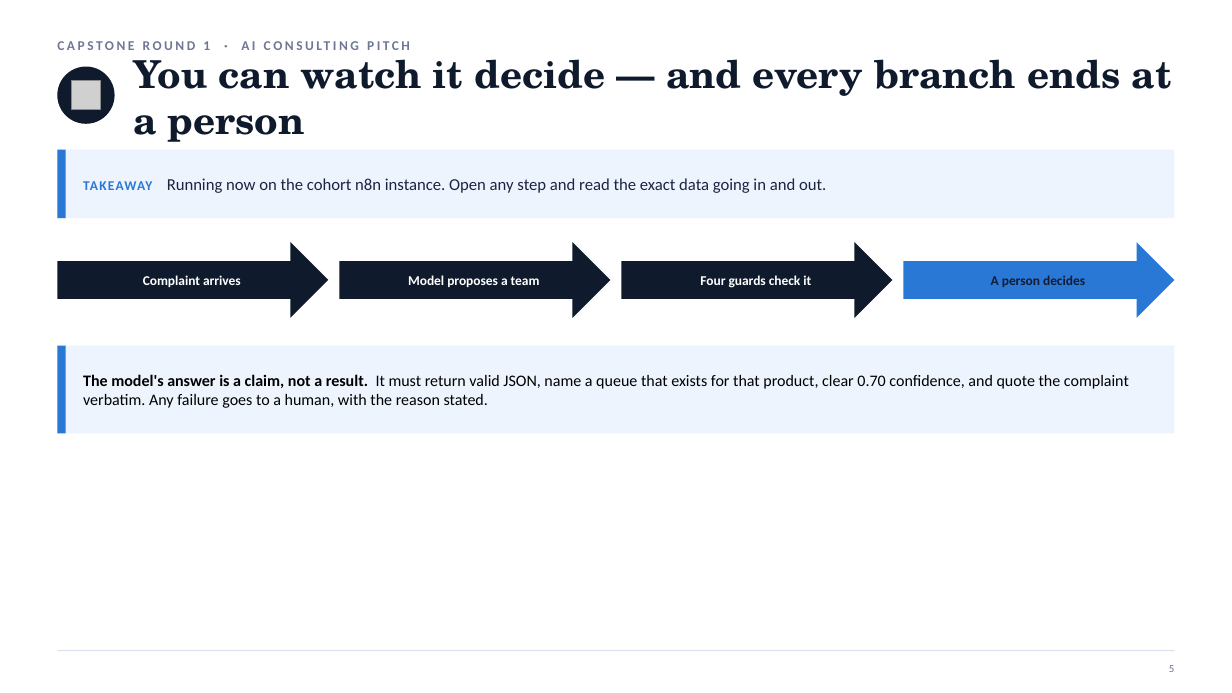
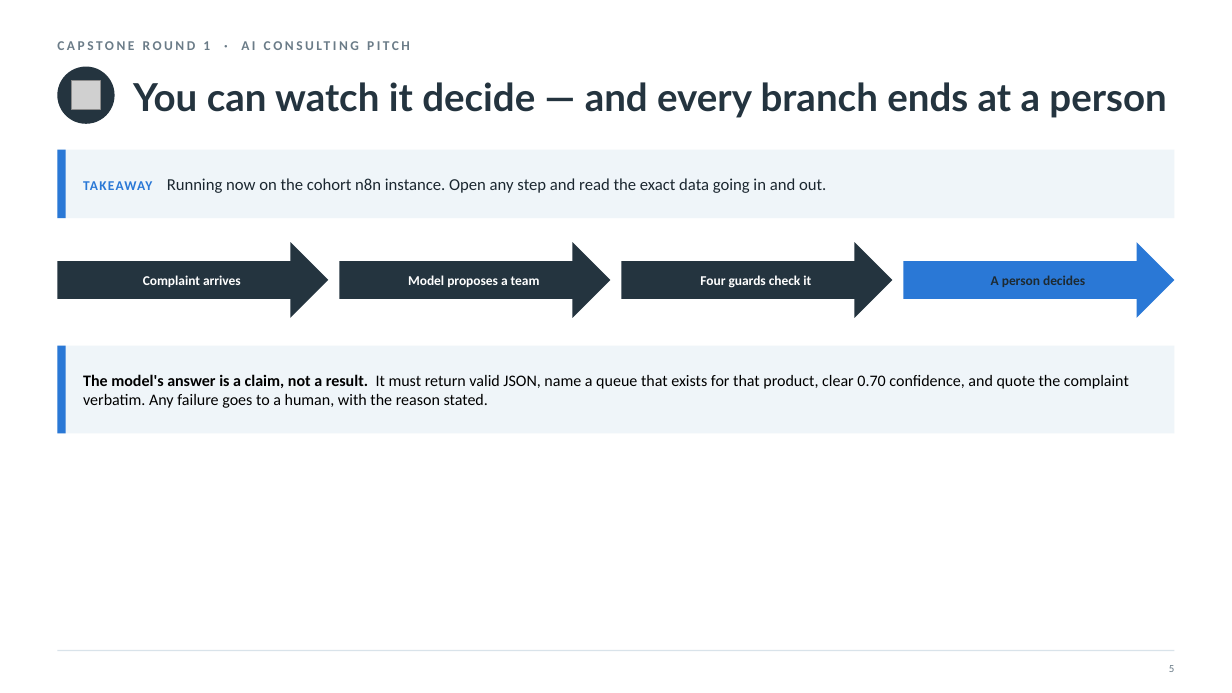
Before and after one commit to nyelugo/PROJECT-Capstone-AI-Consulting, a slide deck: slide 6 of presentation/round1_pitch.pptx. Drawn at 1232x693 pixels with LibreOffice and Linux fonts; fonts in the diff are those of the drawing; grey boxes stand for pictures. Boxes give left, top, right and bottom in pixels: in the first picture for what was removed or moved away, otherwise in the second. Text is boxed around its words. In the diff, an @@ line names an element or a change of style, - is before the commit and + after.

```diff
--- a/presentation/round1_pitch.pptx
+++ b/presentation/round1_pitch.pptx
@@ text "CAPSTONE ROUND 1 · AI ..." at box(57, 41, 210, 50): text colour #6E7895 to #6B7C88 @@
@@ text "You can watch it decide ..." at box(133, 82, 1166, 118): font TeX Gyre Schola to Lato, text colour #0F1B2D to #24343F @@
@@ rectangle at box(57, 150, 1175, 218): fill #EDF4FE to #EFF5F9 @@
@@ text "TAKEAWAY Running now on the ..." at box(83, 178, 826, 193): text colour #1C2440 to #1B2730 @@
@@ fill #0F1B2D to #24343F in 4 elements at box(57, 67, 115, 124), box(57, 242, 328, 318), box(339, 242, 610, 318), box(621, 242, 892, 318) @@
@@ text "A person decides" at box(991, 275, 1085, 287): text colour #141B33 to #1D2A32 @@
```
Also in this commit, not shown: 13 other slides changed, 2 other files.
